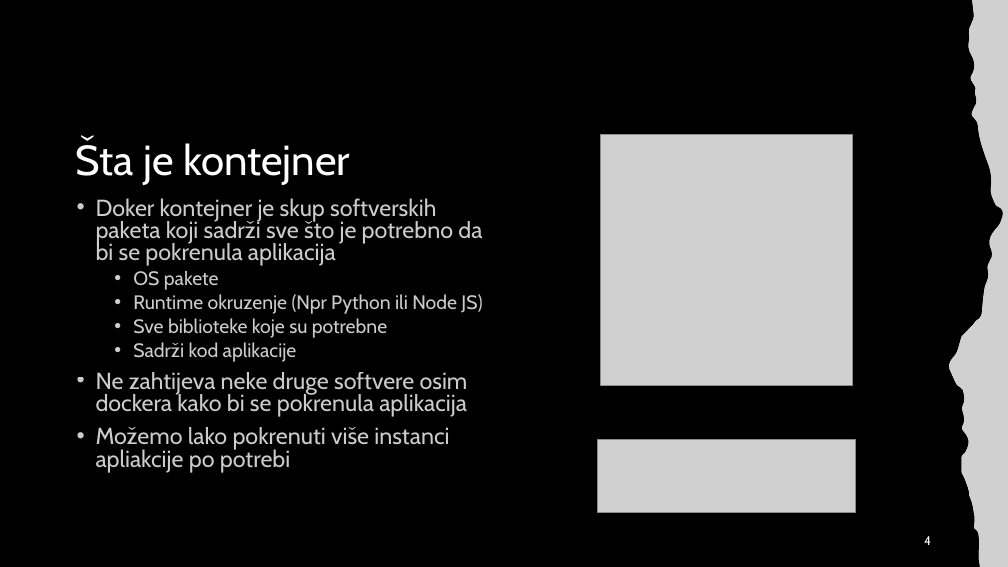
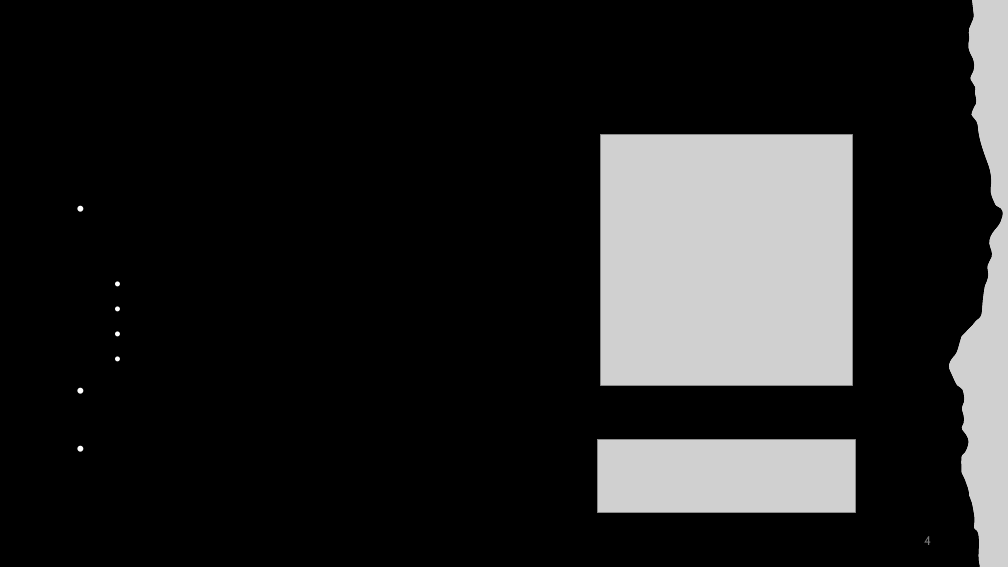
Before and after one commit to nnMan1/operativni_sistemi_2024, a slide deck: slide 4 of Materijali/docker/Docker.pptx. Drawn at 1008x567 pixels with LibreOffice and Linux fonts; fonts in the diff are those of the drawing; grey boxes stand for pictures. Boxes give left, top, right and bottom in pixels: in the first picture for what was removed or moved away, otherwise in the second. Text is boxed around its words. In the diff, an @@ line names an element or a change of style, - is before the commit and + after.

```diff
--- a/Materijali/docker/Docker.pptx
+++ b/Materijali/docker/Docker.pptx
@@ title removed at (76,140,350,185) @@
-Šta je kontejner
@@ text removed at (96,198,482,473) @@
-• Doker kontejner je skup softverskih paketa koji sadrži sve što je potrebno da bi se pokrenula aplikacija
-  • OS pakete
-  • Runtime okruzenje (Npr Python ili Node JS)
-  • Sve biblioteke koje su potrebne
-  • Sadrži kod aplikacije
-• Ne zahtijeva neke druge softvere osim dockera kako bi se pokrenula aplikacija
-• Možemo lako pokrenuti više instanci apliakcije po potrebi
@@ page number at (924,536,931,545): text colour #FFFFFF to #797979 @@
```
Also in this commit, not shown: 20 other slides changed, 11 slides added, 1 slide removed.
